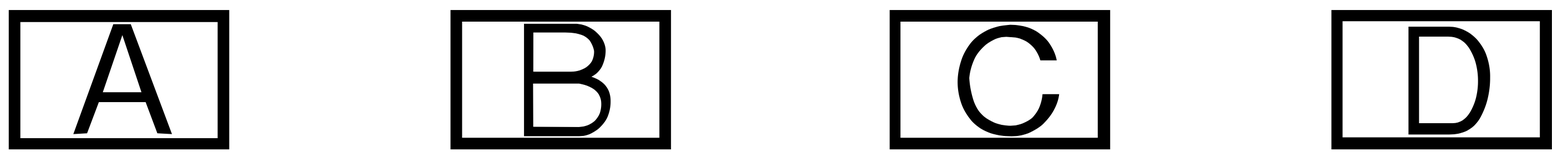
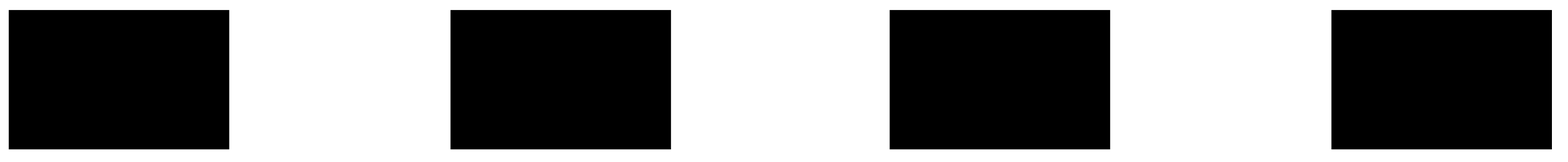
Layers edited between the first and the second (1568, 162) image:
hid "no choice" over [19, 21, 1541, 139]
added group "choice ABCD" with 2 layers above "choice ACD" over [19, 21, 1541, 139]
added layer "choice A" (1st of 14, in "choice ABCD") in group "choice ABCD" over [19, 21, 1541, 139]
added layer "background" (1st of 13, in "choice ABCD") in group "choice ABCD" over [19, 21, 1541, 139]
